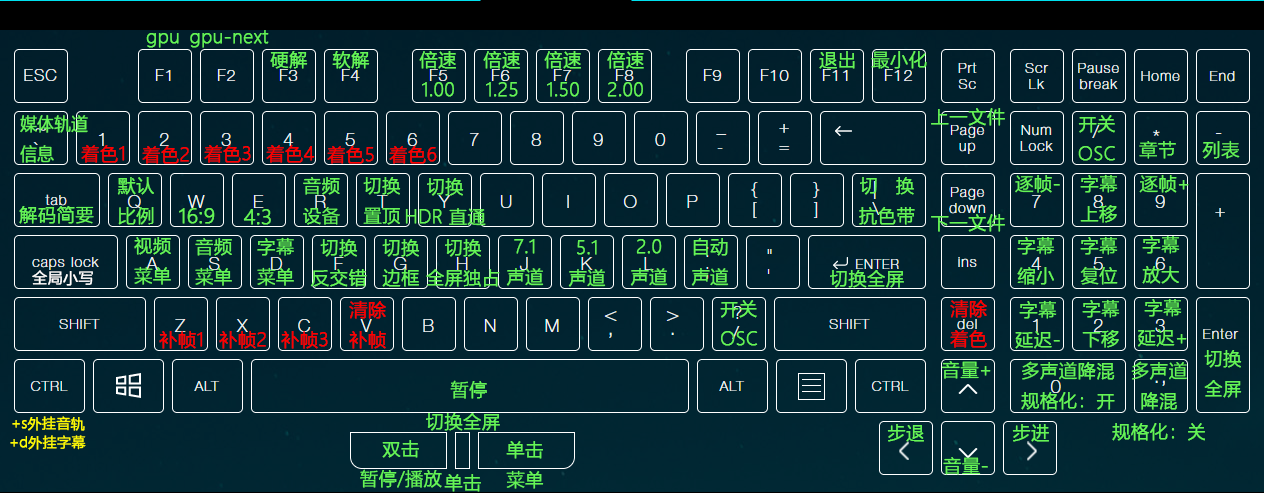
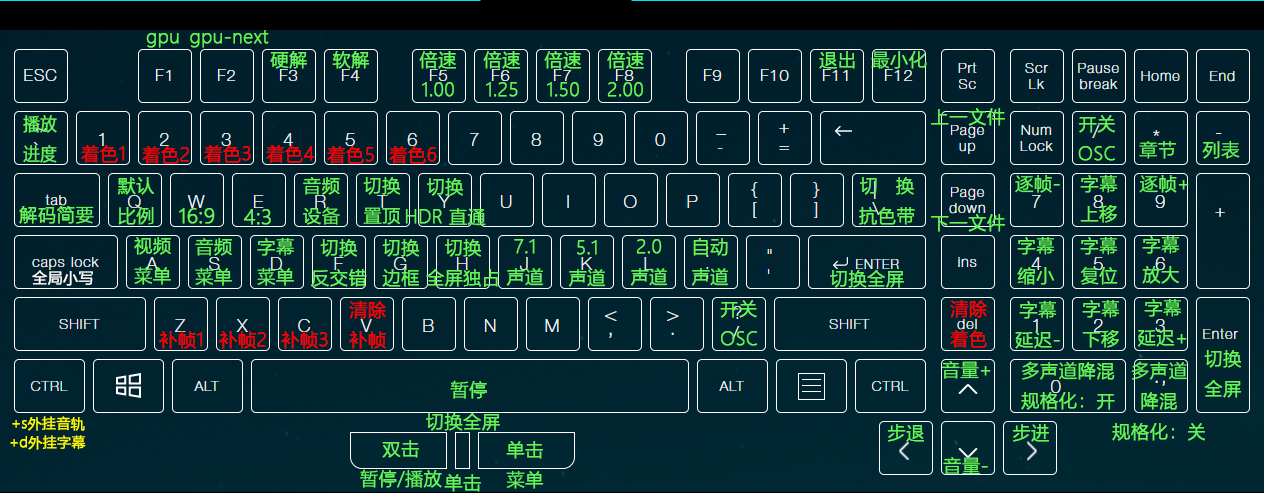
Before/after of a 1264 x 493 layered artwork. What changed in the layer stack:
renamed "媒体轨道 信息" to "播放 进度", moved it above "解码简要", painted on it over [left=20, top=115, right=88, bottom=163]
